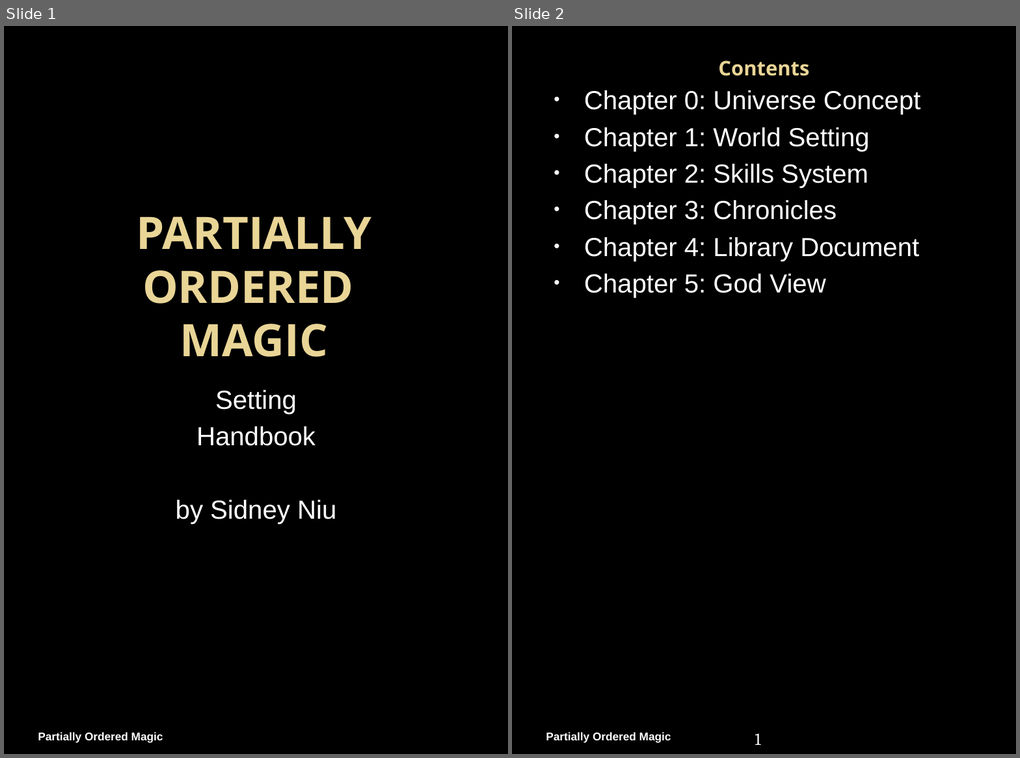
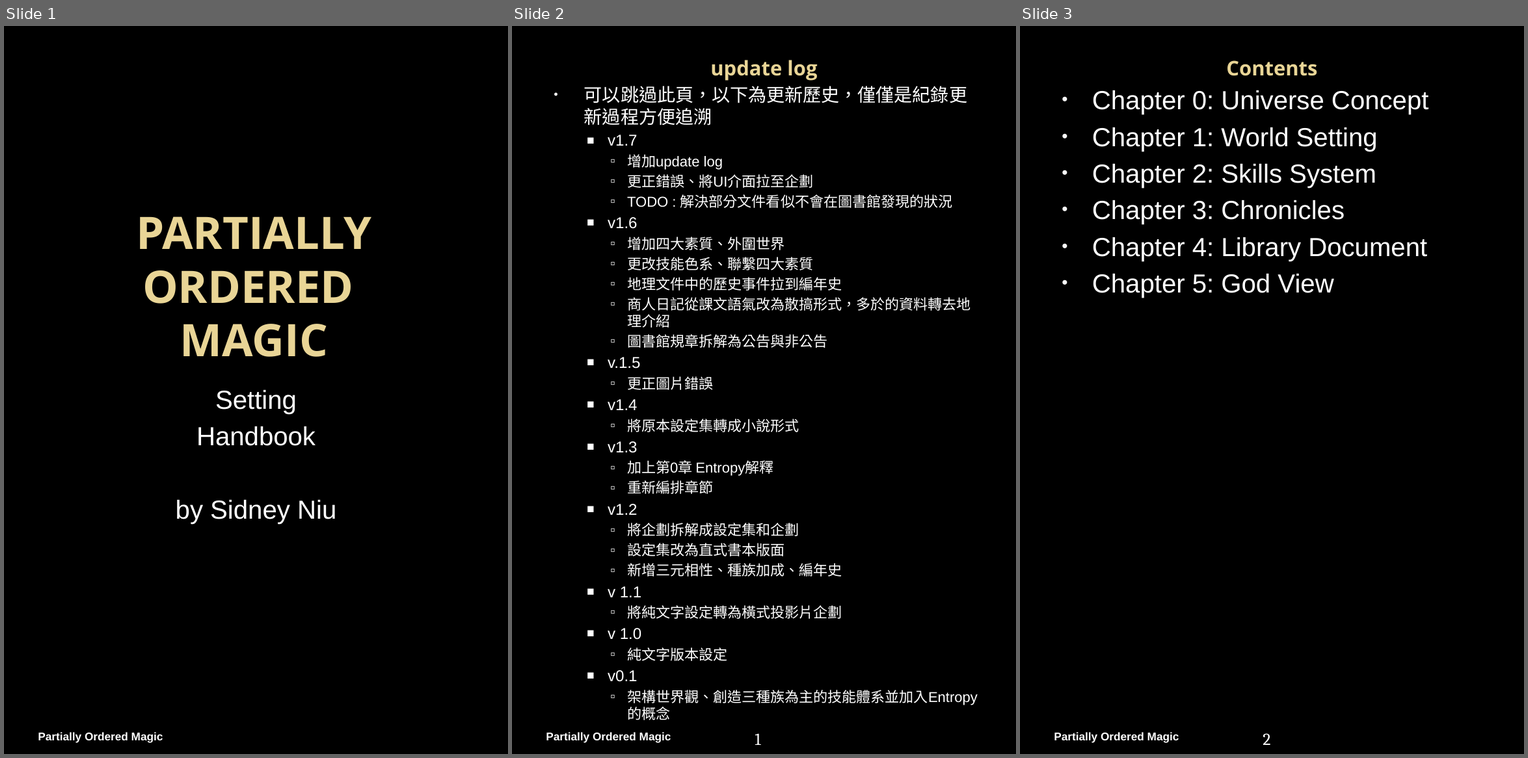
Before and after one commit to PartiallyOrderedMagic/PartiallyOrderedMagic.github.io, a slide deck: MyGame/Partially Ordered Magic Handbook.pptx. Shown side by side, each under a label of ours: slides 1 and 2 before the commit, slides 1, 2 and 3 after it. The pictures are 1020x758 and 1528x758 pixels, drawn with LibreOffice and Linux fonts; fonts in the diff are those of the drawing; background and template pictures are left out. Boxes give left, top, right and bottom in pixels: in the first picture for what was removed or moved away, otherwise in the second. Text is boxed around its words. In the diff, an @@ line names an element or a change of style, - is before the commit and + after.

```diff
--- a/MyGame/Partially Ordered Magic Handbook.pptx
+++ b/MyGame/Partially Ordered Magic Handbook.pptx
@@ slide 2 added at <box>512,26,1016,754</box>, background picture (left out); not listed: 2 template elements that a slide beside it also shows @@
@@ title added at <box>710,60,817,81</box>, 21.6 pt, text gradient #EAD696 to #E7D081, bold @@
+update log
@@ text added at <box>584,86,977,705</box>, 15.4 pt, text #FFFFFF @@
+• 可以跳過此頁，以下為更新歷史，僅僅是紀錄更新過程方便追溯
+  ■ v1.7
+    ▫ 增加update log
+    ▫ 更正錯誤、將UI介面拉至企劃
+    ▫ TODO : 解決部分文件看似不會在圖書館發現的狀況
+  ■ v1.6
+    ▫ 增加四大素質、外圍世界
+    ▫ 更改技能色系、聯繫四大素質
+    ▫ 地理文件中的歷史事件拉到編年史
+    ▫ 商人日記從課文語氣改為散搞形式，多於的資料轉去地理介紹
+    ▫ 圖書館規章拆解為公告與非公告
+  ■ v.1.5
+    ▫ 更正圖片錯誤
+  ■ v1.4
+    ▫ 將原本設定集轉成小說形式
+  ■ v1.3
+    ▫ 加上第0章 Entropy解釋
+    ▫ 重新編排章節
+  ■ v1.2
+    ▫ 將企劃拆解成設定集和企劃
+    ▫ 設定集改為直式書本版面
+    ▫ 新增三元相性、種族加成、編年史
+  ■ v 1.1
+    ▫ 將純文字設定轉為橫式投影片企劃
+  ■ v 1.0
+    ▫ 純文字版本設定
+  ■ v0.1
+    ▫ 架構世界觀、創造三種族為主的技能體系並加入Entropy的概念
@@ what was slide 2 is now slide 3 @@
@@ page number at <box>1262,733,1270,745</box>: text changed @@
-1
+2
```
Also in this commit, not shown: 12 slides changed, 1 slide removed, 3 other files.
